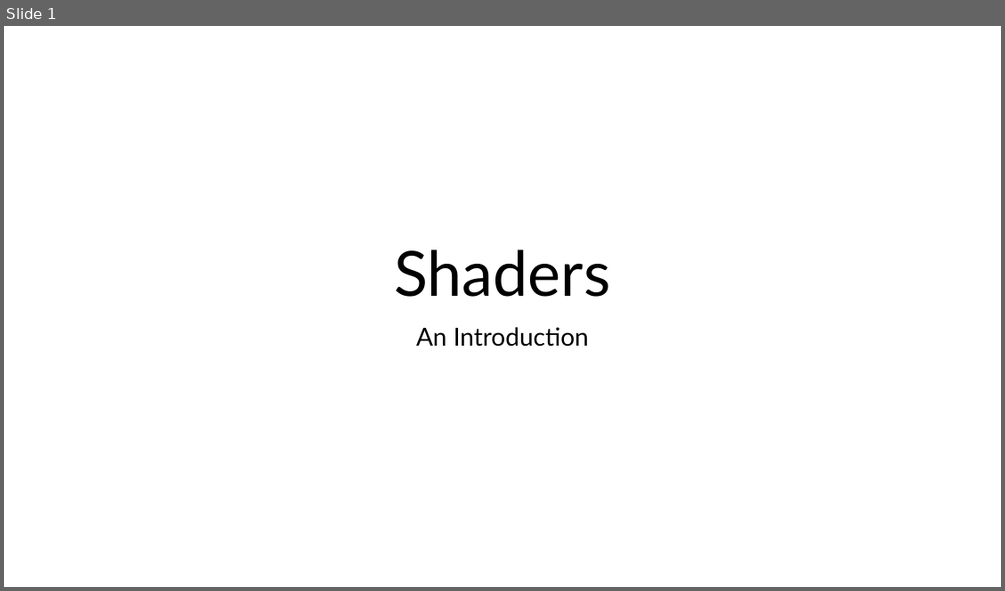
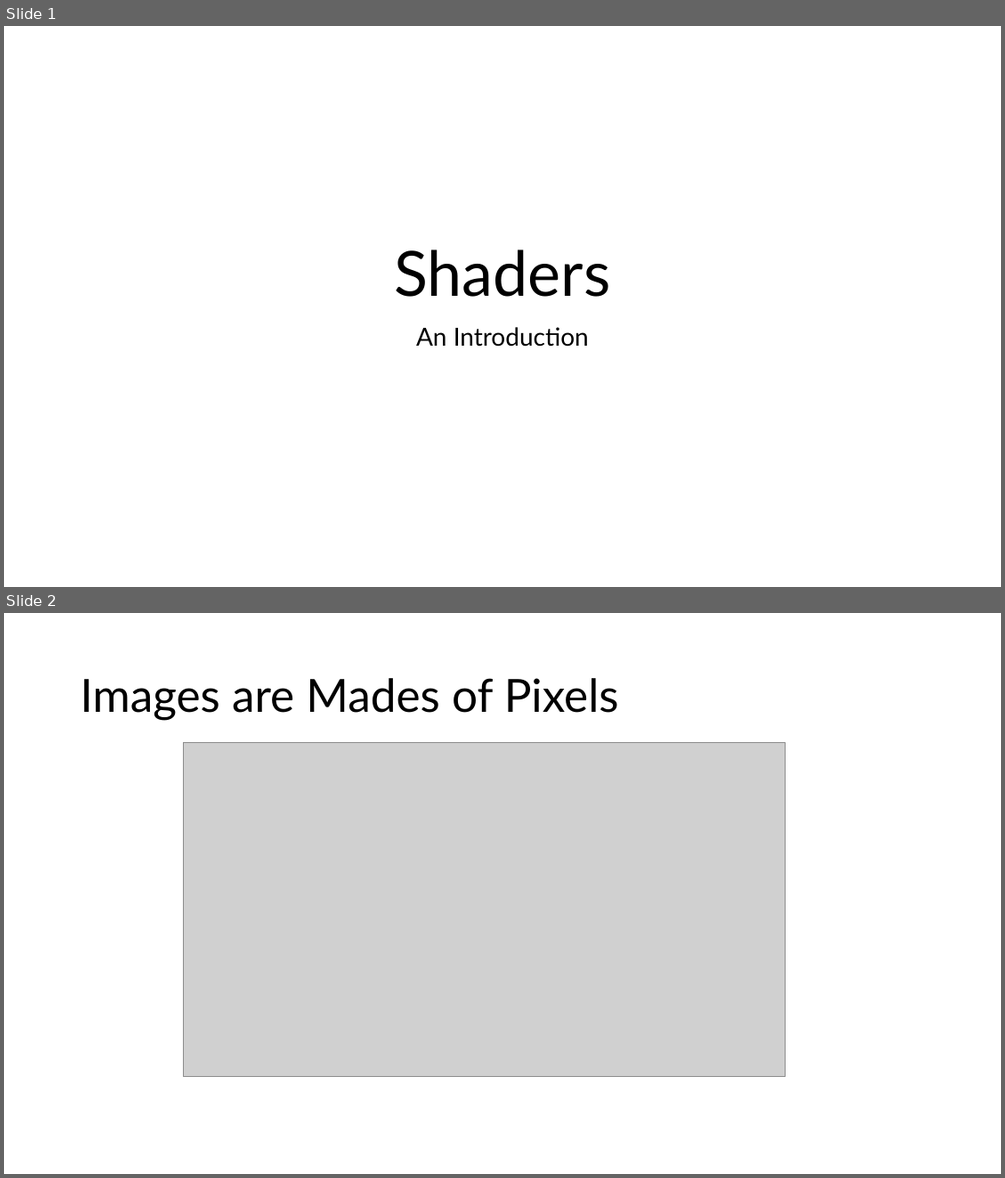
Before and after one commit to tjd1234/decaboard, a slide deck: python/decaboard/shaderIntro.pptx. Shown one above the other, each under a label of ours: slide 1 before the commit, slides 1 and 2 after it. The pictures are 1005x591 and 1005x1178 pixels, drawn with LibreOffice and Linux fonts; fonts in the diff are those of the drawing; grey boxes stand for pictures. Boxes give left, top, right and bottom in pixels: in the first picture for what was removed or moved away, otherwise in the second. Text is boxed around its words. In the diff, an @@ line names an element or a change of style, - is before the commit and + after.

```diff
--- a/python/decaboard/shaderIntro.pptx
+++ b/python/decaboard/shaderIntro.pptx
@@ slide 2 added at [4,613,1001,1174], background #FFFFFF @@
@@ title added at [81,678,619,720], 44 pt, text #000000 @@
+Images are Mades of Pixels
@@ picture added at [184,743,785,1077] @@
```
Also in this commit, not shown: 9 other files.
